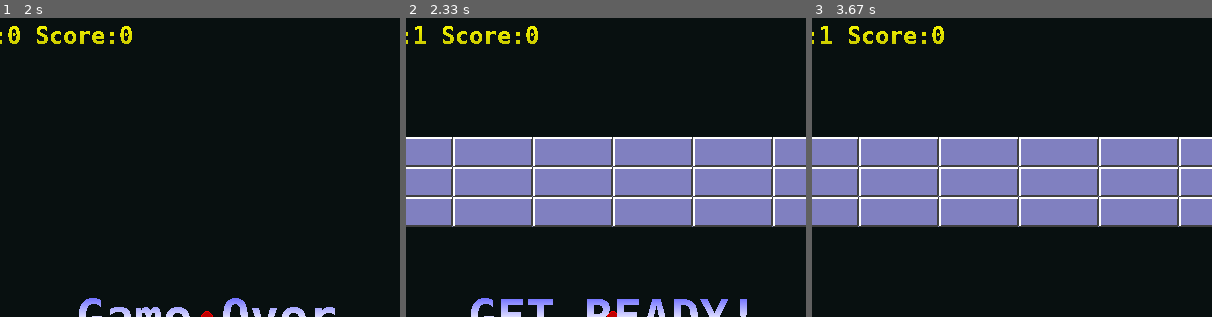
Above: before the commit, frames 1-3 (left to right).
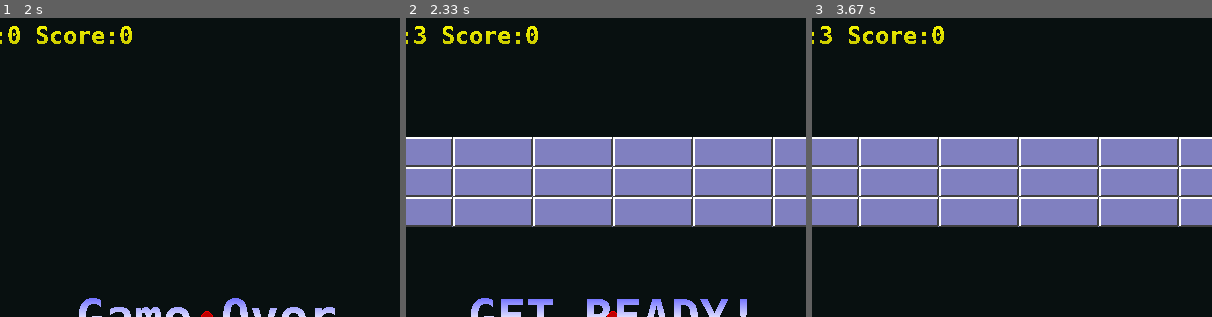
Above: after the commit, the same moments.

Repository: mpab-games/pygame
Game: pygame game, started from breakout/main.py
The game is run twice, just before and just after one commit, with the same random seed, the same clock (stepped at 60 frames per second) and the same inputs.
Inputs (mouse positions are % of the whole screen's width and height, from its top left):
- Up to frame 1 (2 s): click (88, 88) at 1.88 s
- Up to frame 2 (2.33 s): click (85, 76) at 2.22 s
- Up to frame 3 (3.67 s): click (71, 32) at 2.55 s; click (72, 25) at 2.88 s; click (28, 32) at 3.22 s; click (20, 87) at 3.55 s
The pictures show only the part of the screen within x 24-74%, y 0-50%; the shares and areas given below are measured in that part.

Frame 1 is identical in both runs. In frame 2, less than 0.1% of the frame differs, in the area x 2-5%, y 2-9%; in frame 3, less than 0.1%.

Commit message:
improved setup & run scripts, added README

Diff:
--- a/breakout/main.py
+++ b/breakout/main.py
@@ -212,7 +212,7 @@
 
 
 def new_game(ctx: GameContext):
-    ctx.lives = 1
+    ctx.lives = 3
     ctx.level = 1
     ctx.score = 0
     reset_ball(ctx)
Not shown, added: breakout/README.md
Not shown, added: breakout/env-py
Not shown, added: breakout/run
Not shown, changed: breakout/setup
Not shown, changed: breakout/TODO.md
